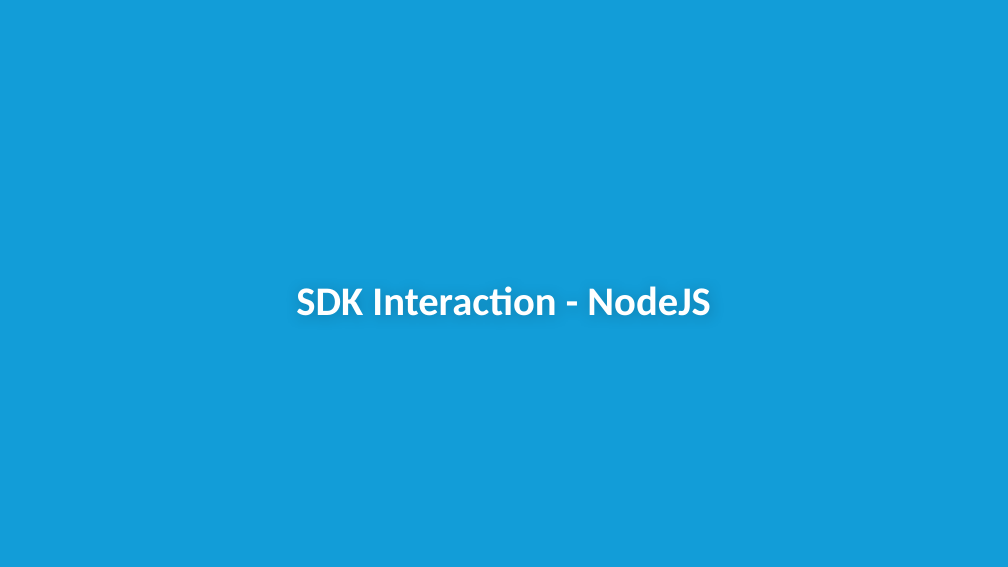
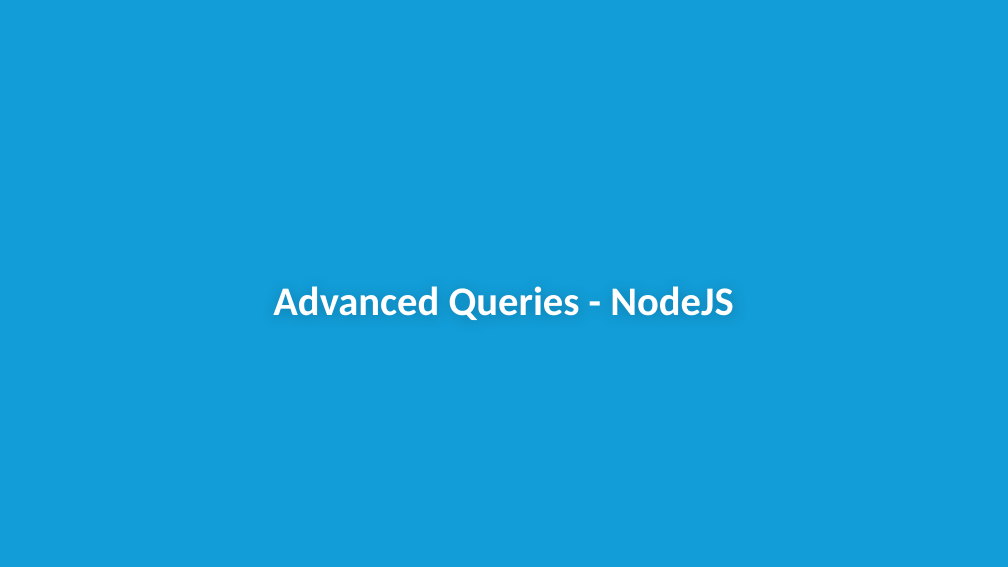
Before and after one commit to subalakr/workshop, a slide deck: slide 16 of server/presentations/04_N1QL Details.pptx (slide 7 before the commit). Drawn at 1008x567 pixels with LibreOffice and Linux fonts; fonts in the diff are those of the drawing; background and template pictures are left out. Boxes give left, top, right and bottom in pixels: in the first picture for what was removed or moved away, otherwise in the second. Text is boxed around its words. In the diff, an @@ line names an element or a change of style, - is before the commit and + after.

```diff
--- a/server/presentations/04_N1QL Details.pptx
+++ b/server/presentations/04_N1QL Details.pptx
@@ title at (273,286,733,320): text changed @@
-SDK Interaction - NodeJS
+Advanced Queries - NodeJS
```
Also in this commit, not shown: 4 other slides changed, 9 slides added, 1 other file.
